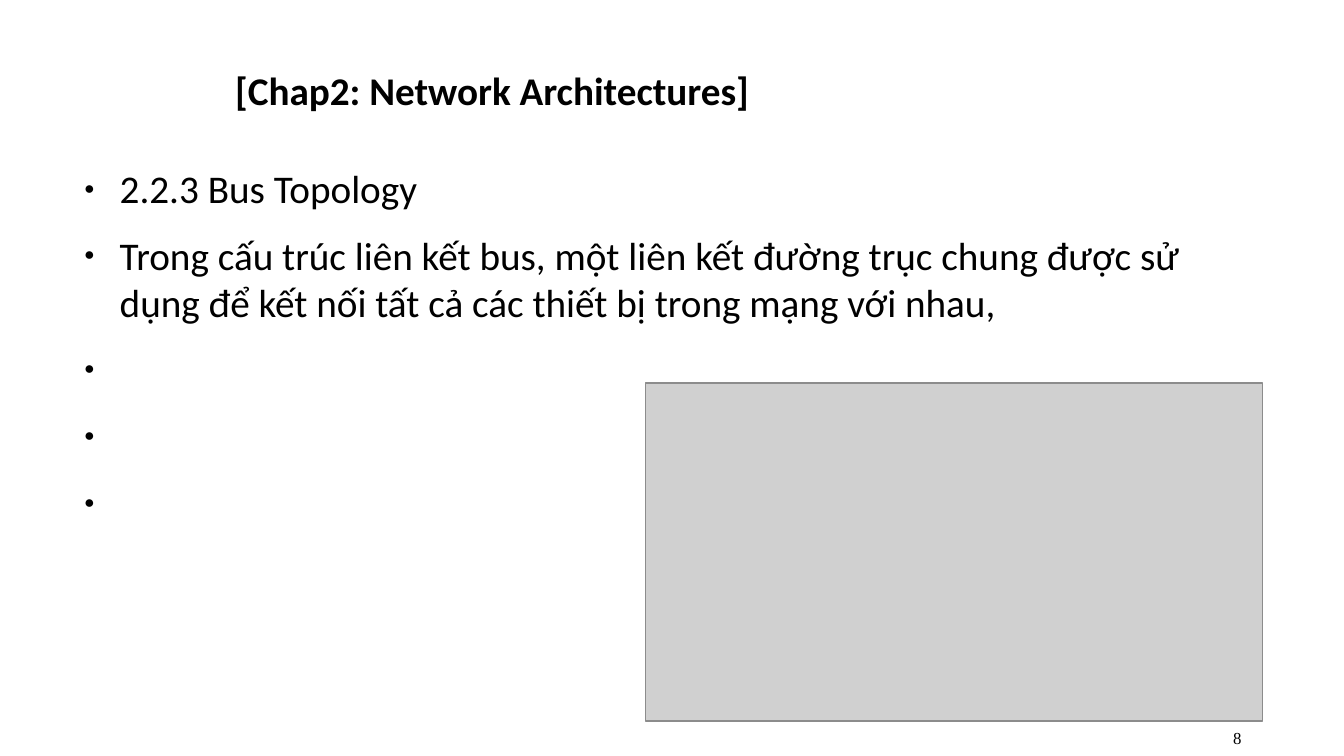
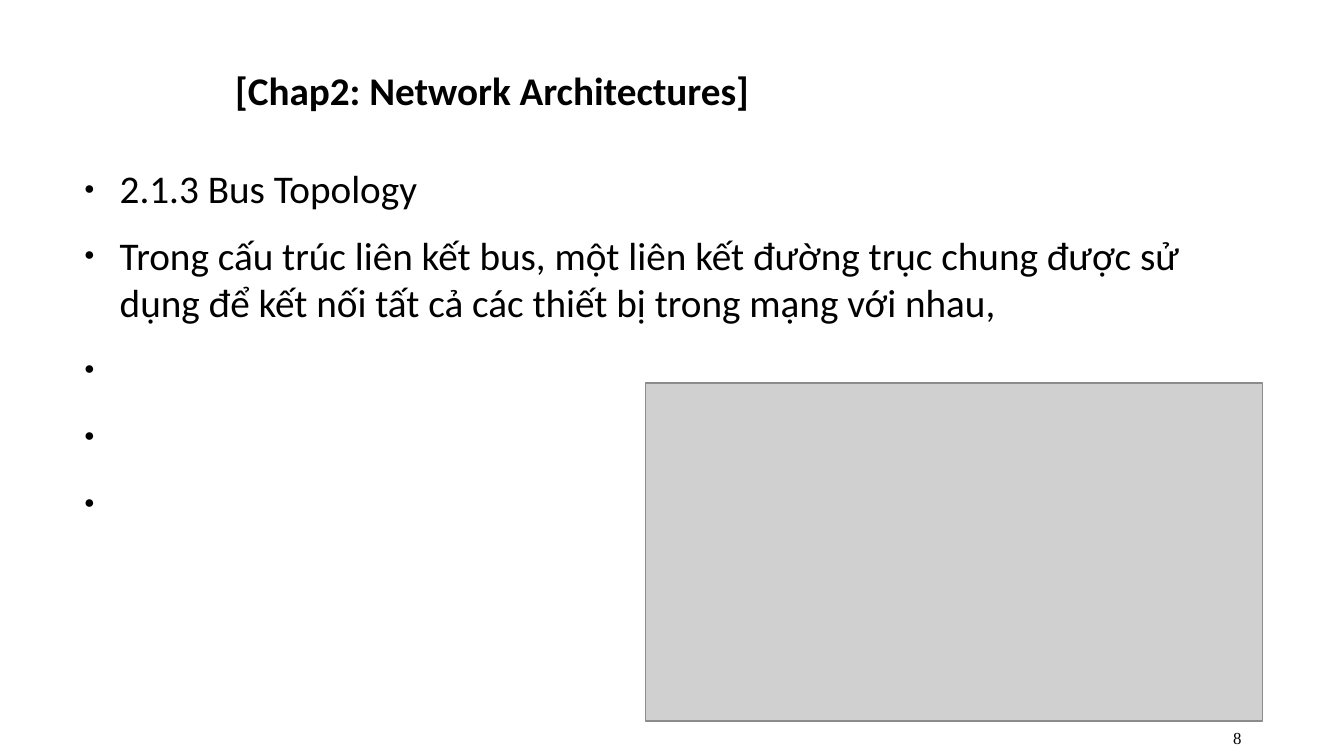
Before and after one commit to quang-vn26/Advanced-Network-Programming-Tieng-Viet-, a slide deck: slide 8 of pp1.pptx. Drawn at 1344x756 pixels with LibreOffice and Linux fonts; fonts in the diff are those of the drawing; grey boxes stand for pictures; background and template pictures are left out. Boxes give left, top, right and bottom in pixels: in the first picture for what was removed or moved away, otherwise in the second. Text is boxed around its words. In the diff, an @@ line names an element or a change of style, - is before the commit and + after.

```diff
--- a/pp1.pptx
+++ b/pp1.pptx
@@ text at (120, 175, 417, 210): text changed @@
-● 2.2.3 Bus Topology
+● 2.1.3 Bus Topology
```
Also in this commit, not shown: 15 other slides changed, 11 slides added, 2 slides removed.
